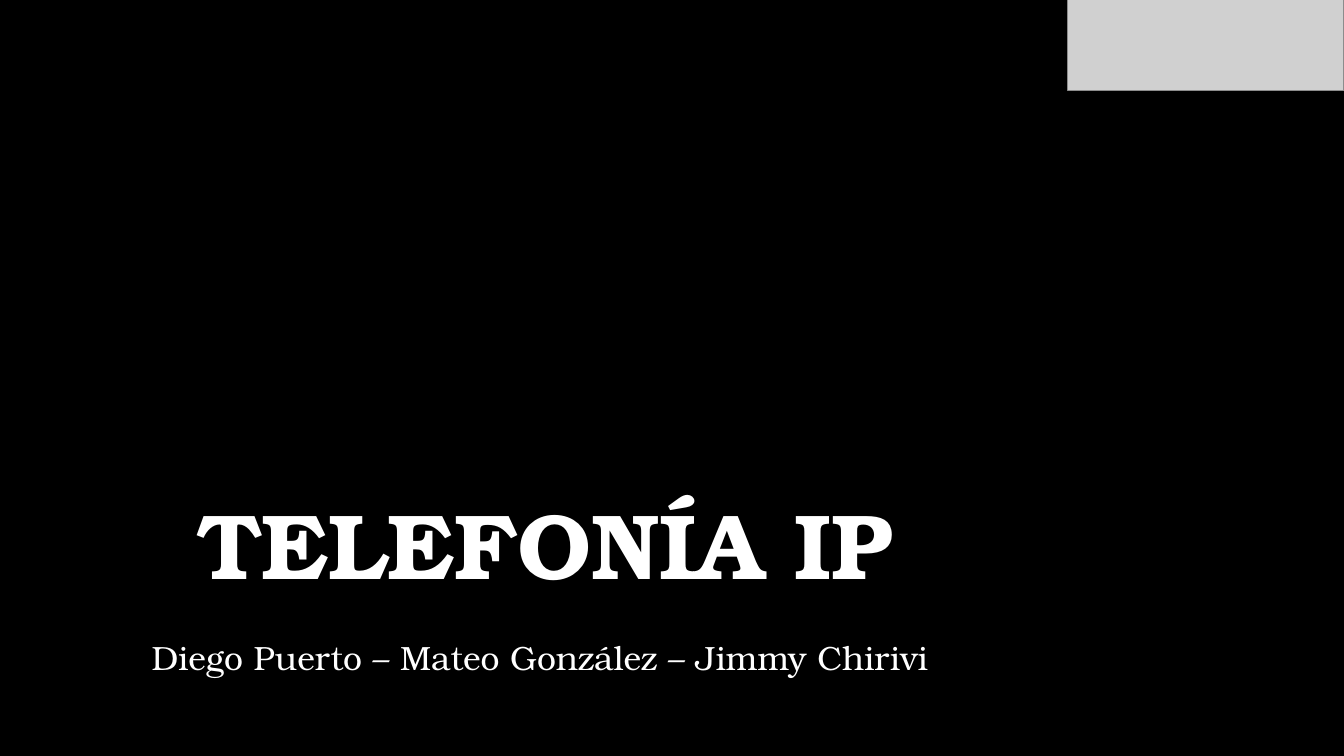
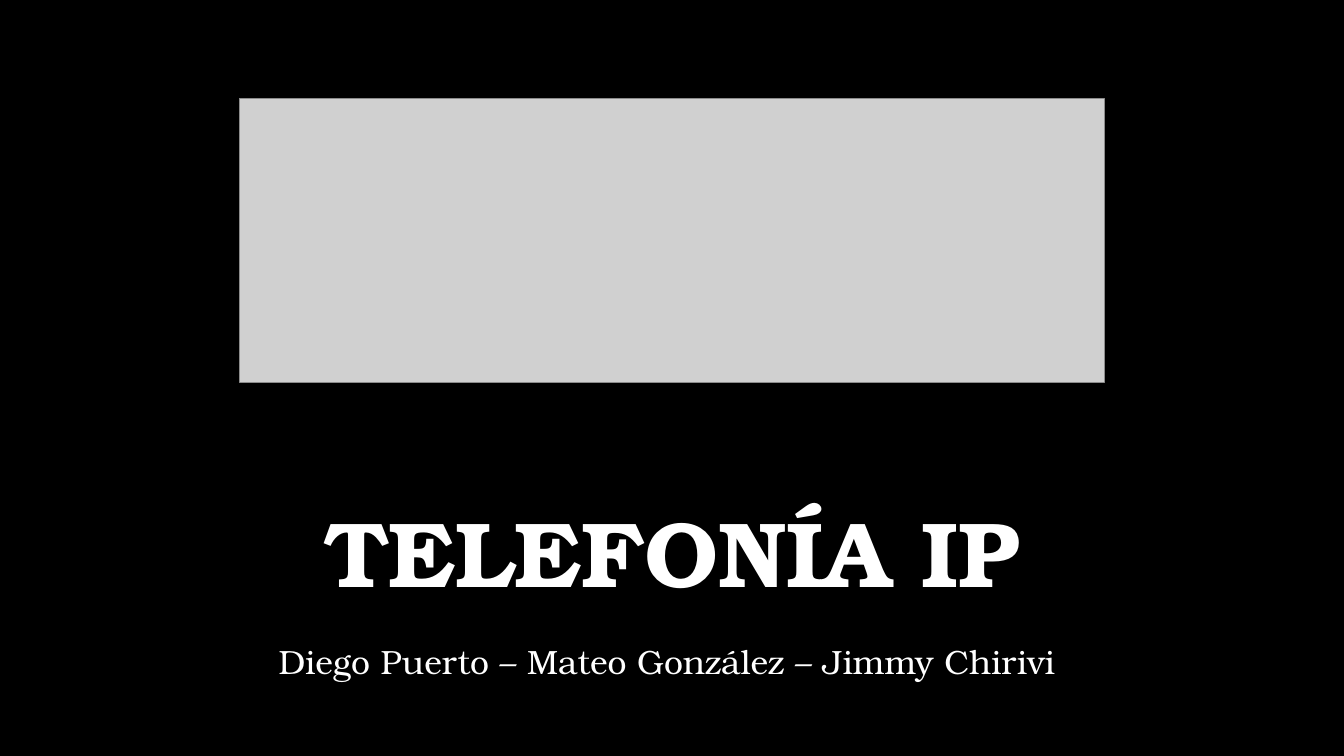
Before and after one commit to Diego23p/ProyectoDRLW, a slide deck: slide 1 of Propuesta económica .pptx. Drawn at 1344x756 pixels with LibreOffice and Linux fonts; fonts in the diff are those of the drawing; grey boxes stand for pictures; background and template pictures are left out. Boxes give left, top, right and bottom in pixels: in the first picture for what was removed or moved away, otherwise in the second. Text is boxed around its words. In the diff, an @@ line names an element or a change of style, - is before the commit and + after.

```diff
--- a/Propuesta económica .pptx
+++ b/Propuesta económica .pptx
@@ picture: place and size @@
-picture at [1068,0,1344,91]
+picture at [240,99,1105,382]
@@ title "TELEFONÍA IP": place and size @@
-title "TELEFONÍA IP" at [197,495,892,581]
+title "TELEFONÍA IP" at [324,503,1019,589]
@@ subtitle "Diego Puerto – Mateo González ...": place and size @@
-subtitle "Diego Puerto – Mateo González ..." at [152,646,928,678]
+subtitle "Diego Puerto – Mateo González ..." at [279,650,1055,682]
```
Also in this commit, not shown: 5 other slides changed.
